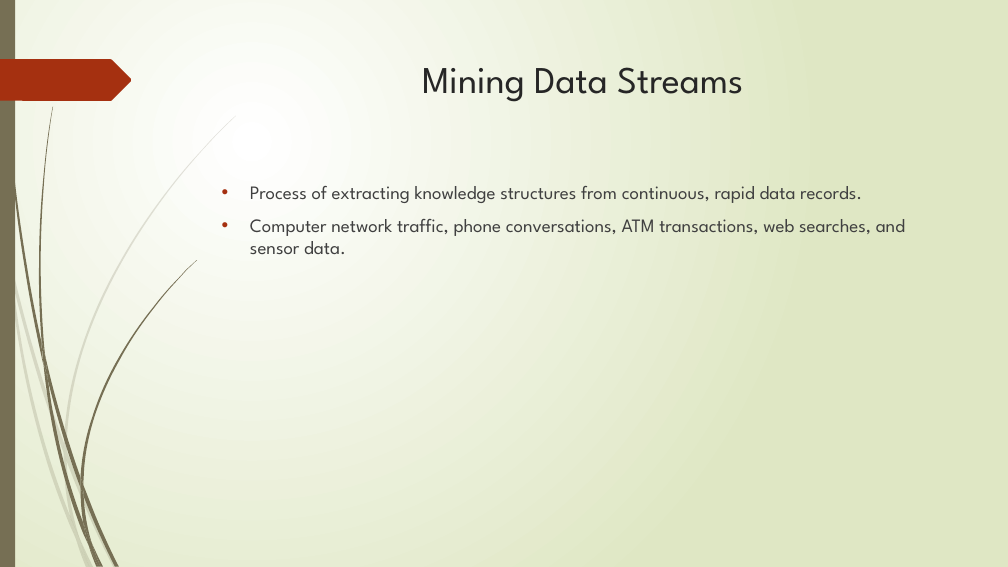
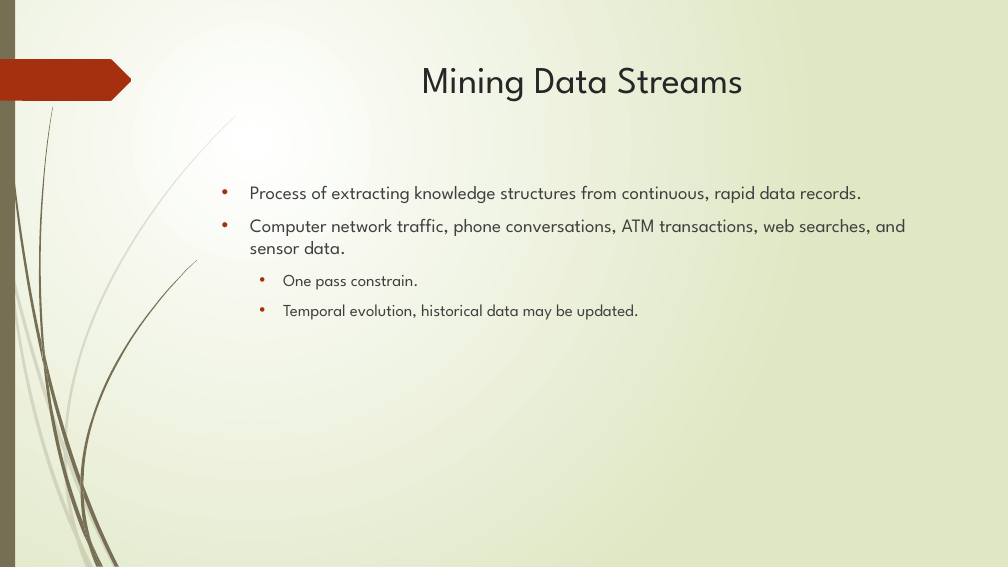
Before and after one commit to zixiaojindao/time-series-survey, a slide deck: slide 45 of slide/tsdm.pptx. Drawn at 1008x567 pixels with LibreOffice and Linux fonts; fonts in the diff are those of the drawing. Boxes give left, top, right and bottom in pixels: in the first picture for what was removed or moved away, otherwise in the second. Text is boxed around its words. In the diff, an @@ line names an element or a change of style, - is before the commit and + after.

Commit message:
init finish

```diff
--- a/slide/tsdm.pptx
+++ b/slide/tsdm.pptx
@@ text at box(283, 275, 639, 320): paragraphs added @@
+  • One pass constrain.
+  • Temporal evolution, historical data may be updated.
```
